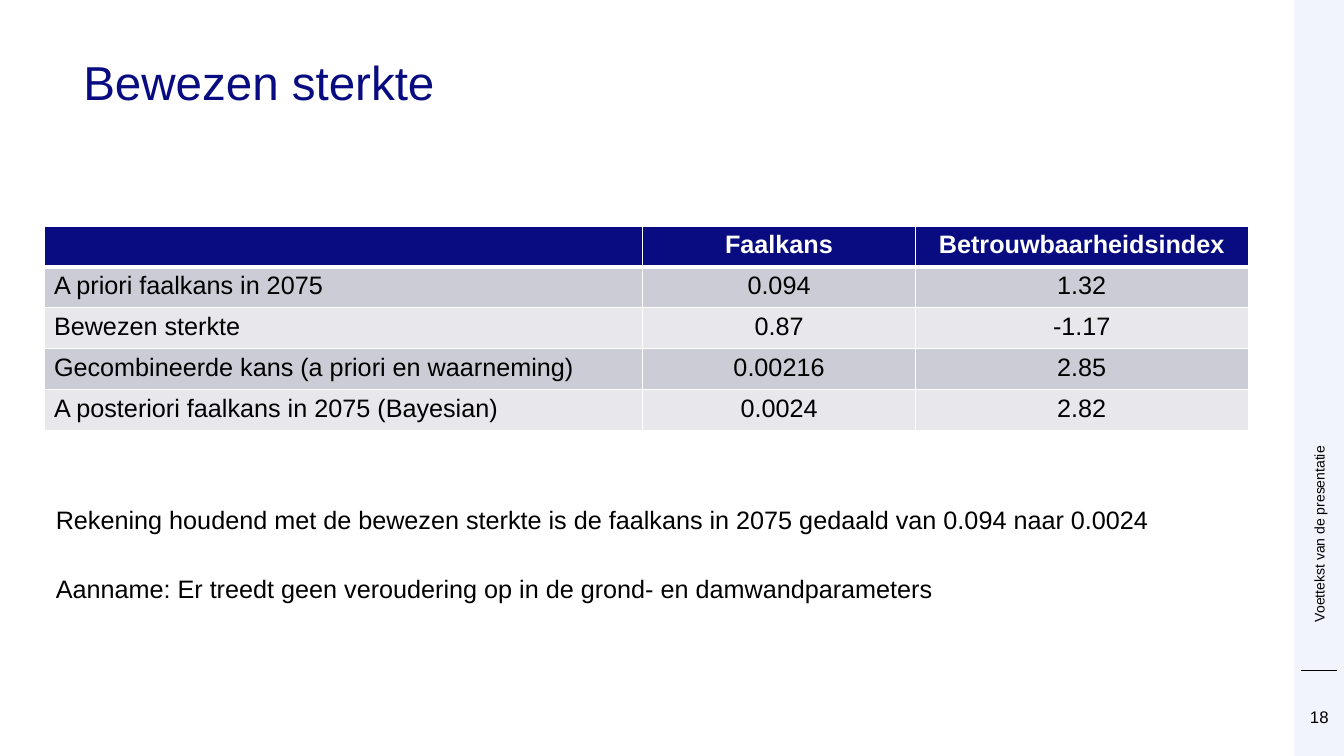
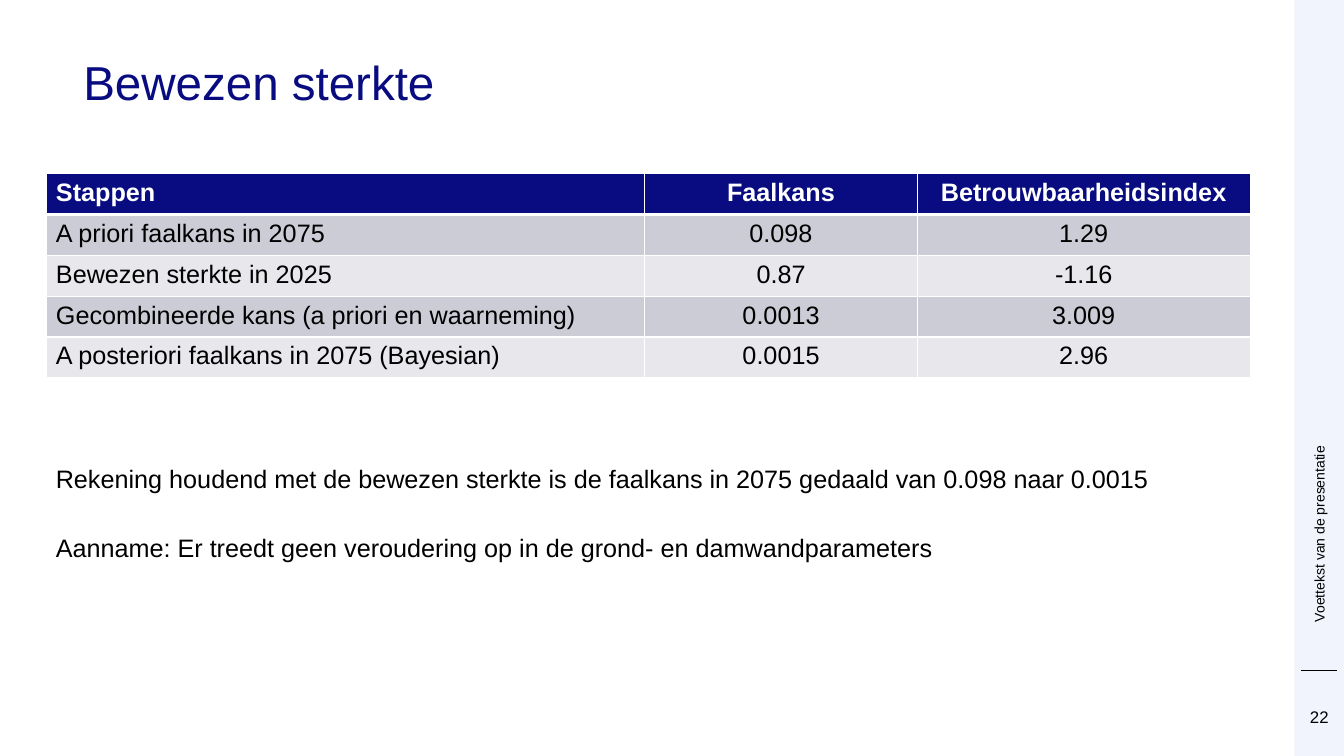
Before and after one commit to Deltares/ProbabilisticLibrary, a slide deck: slide 22 of sources/Deltares.Probabilistic.PWrapper.Examples/kratos/Prob Kratos DSD.pptx (slide 18 before the commit). Drawn at 1344x756 pixels with LibreOffice and Linux fonts; fonts in the diff are those of the drawing; background and template pictures are left out. Boxes give left, top, right and bottom in pixels: in the first picture for what was removed or moved away, otherwise in the second. Text is boxed around its words. In the diff, an @@ line names an element or a change of style, - is before the commit and + after.

Commit message:
updates

```diff
--- a/sources/Deltares.Probabilistic.PWrapper.Examples/kratos/Prob Kratos DSD.pptx
+++ b/sources/Deltares.Probabilistic.PWrapper.Examples/kratos/Prob Kratos DSD.pptx
@@ table at [46, 173, 1250, 378] @@
-row 1, column 1: 
+row 1, column 1: Stappen
-row 2, column 2: 0.094
+row 2, column 2: 0.098
-row 2, column 3: 1.32
+row 2, column 3: 1.29
-row 3, column 1: Bewezen sterkte
+row 3, column 1: Bewezen sterkte in 2025
-row 3, column 3: -1.17
+row 3, column 3: -1.16
-row 4, column 2: 0.00216
+row 4, column 2: 0.0013
-row 4, column 3: 2.85
+row 4, column 3: 3.009
-row 5, column 2: 0.0024
+row 5, column 2: 0.0015
-row 5, column 3: 2.82
+row 5, column 3: 2.96
@@ table: place and size @@
-table at [44, 226, 1248, 431]
+table at [46, 173, 1250, 378]
@@ text at [56, 469, 1148, 494]: text changed @@
-Rekening houdend met de bewezen sterkte is de faalkans in 2075 gedaald van 0.094 naar 0.0024
+Rekening houdend met de bewezen sterkte is de faalkans in 2075 gedaald van 0.098 naar 0.0015
@@ text "Aanname: Er treedt geen veroudering ...": place and size @@
-text "Aanname: Er treedt geen veroudering ..." at [56, 579, 933, 604]
+text "Aanname: Er treedt geen veroudering ..." at [56, 538, 933, 563]
@@ page number at [1310, 711, 1329, 723]: text changed @@
-18
+22
```
Also in this commit, not shown: 15 other slides changed, 3 slides added.
